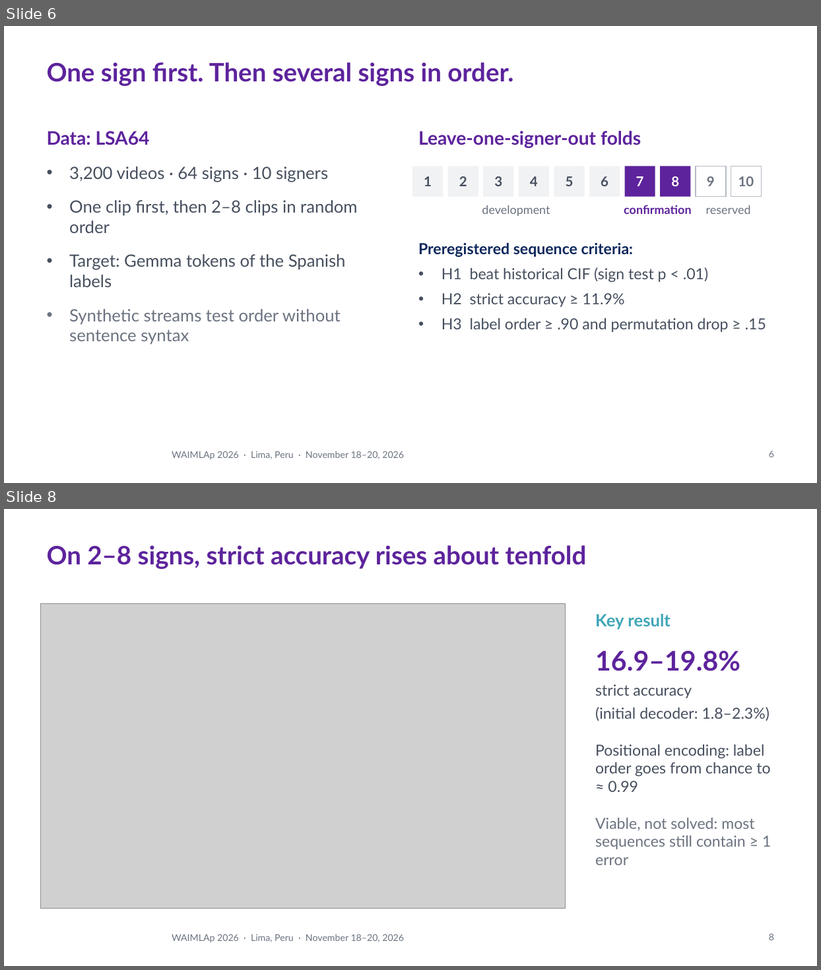
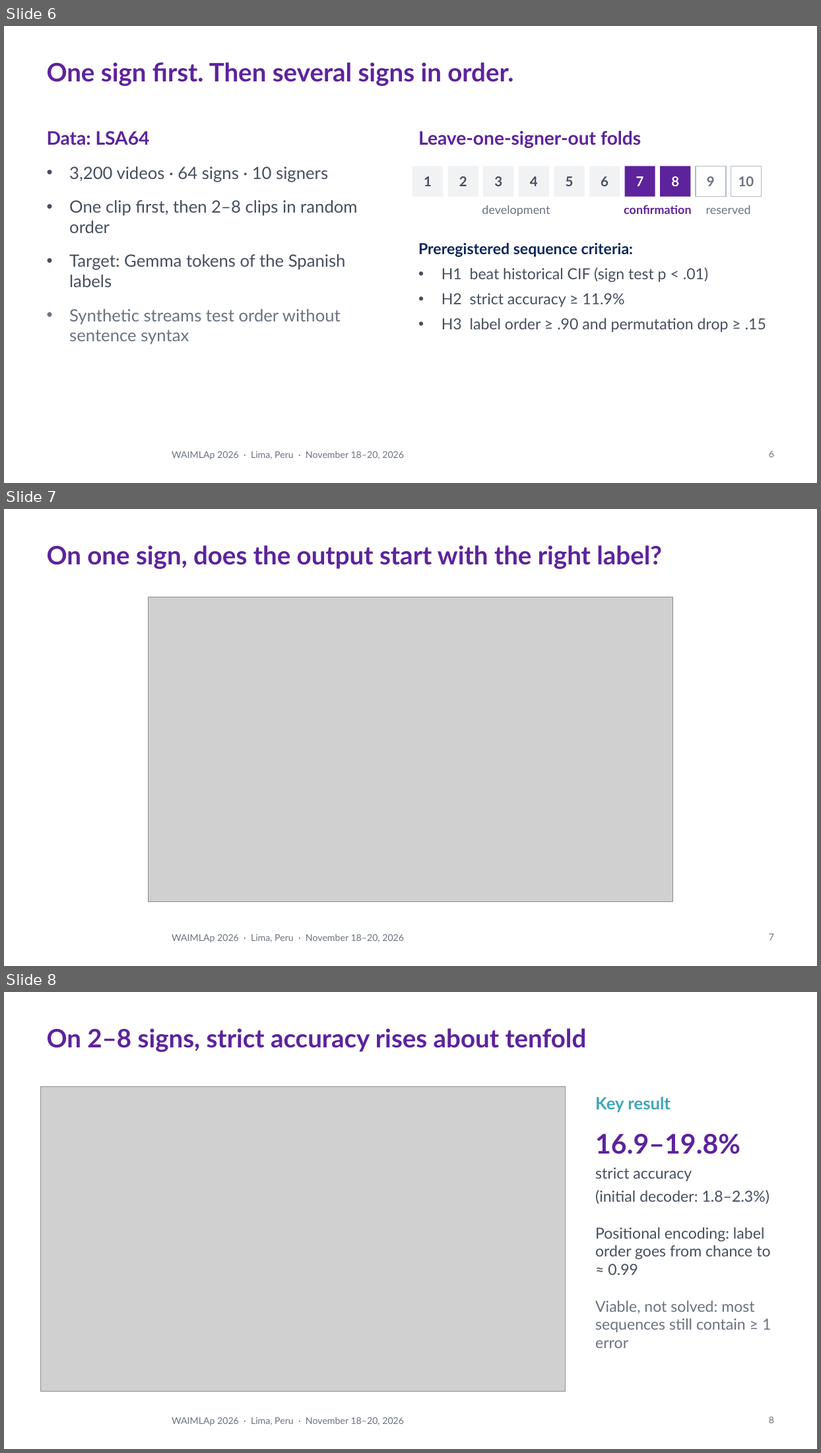
Before and after one commit to Percep3/Imitator, a slide deck: presentation/waimlap2026/imitator_waimlap2026.pptx. Shown one above the other, each under a label of ours: slides 6 and 8 before the commit, slides 6, 7 and 8 after it; the slides between them are not shown. The pictures are 821x970 and 821x1453 pixels, drawn with LibreOffice and Linux fonts; fonts in the diff are those of the drawing; grey boxes stand for pictures; background and template pictures are left out. Boxes give left, top, right and bottom in pixels: in the first picture for what was removed or moved away, otherwise in the second. Text is boxed around its words. In the diff, an @@ line names an element or a change of style, - is before the commit and + after.

Commit message:
Animate single titles and compare isolated-sign prefixes

```diff
--- a/presentation/waimlap2026/imitator_waimlap2026.pptx
+++ b/presentation/waimlap2026/imitator_waimlap2026.pptx
@@ slide 7 added at box(4, 509, 817, 966), background #FFFFFF; not listed: 1 template element that a slide beside it also shows @@
@@ title added at box(47, 545, 662, 569), 30 pt, text #5D239C, bold @@
+On one sign, does the output start with the right label?
@@ picture added at box(149, 597, 673, 902) @@
@@ page number added at box(769, 934, 774, 941), 11 pt, text #6B7380 @@
+7
```
Also in this commit, not shown: 3 slides changed, 1 slide removed, 4 other files.
